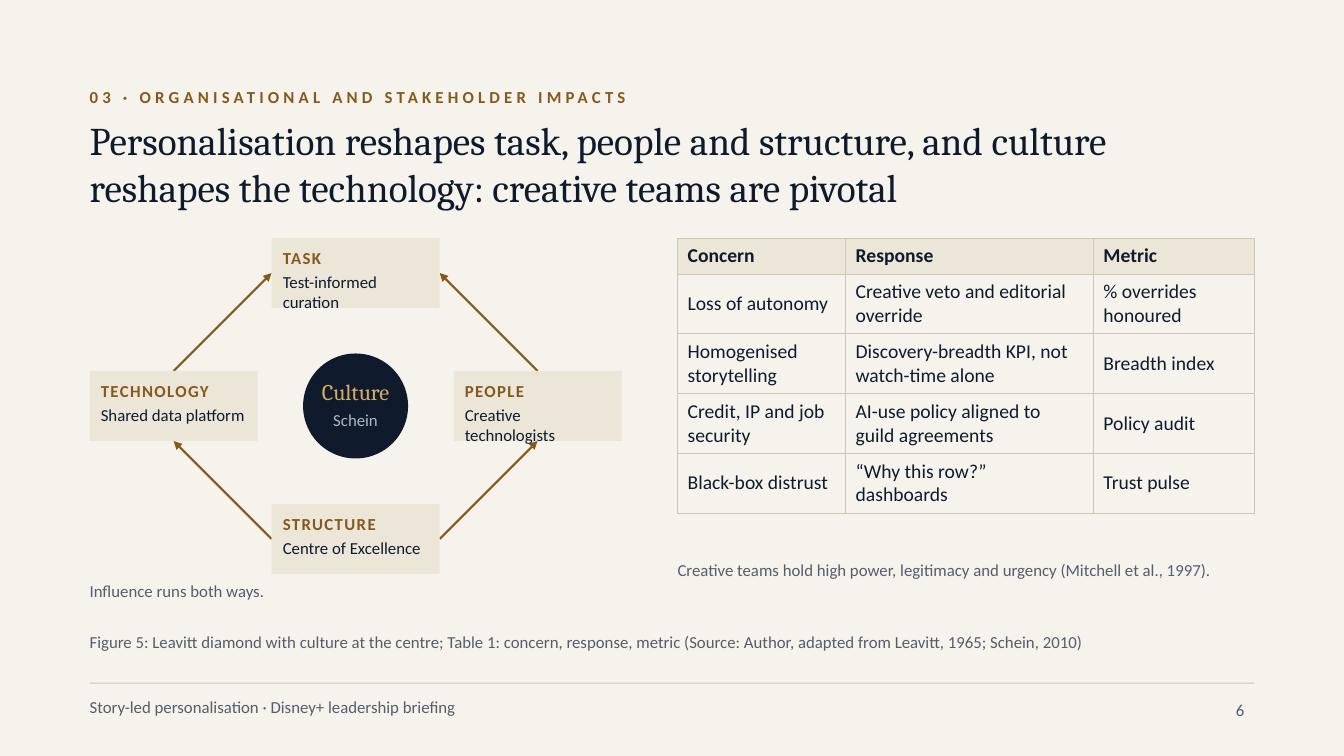
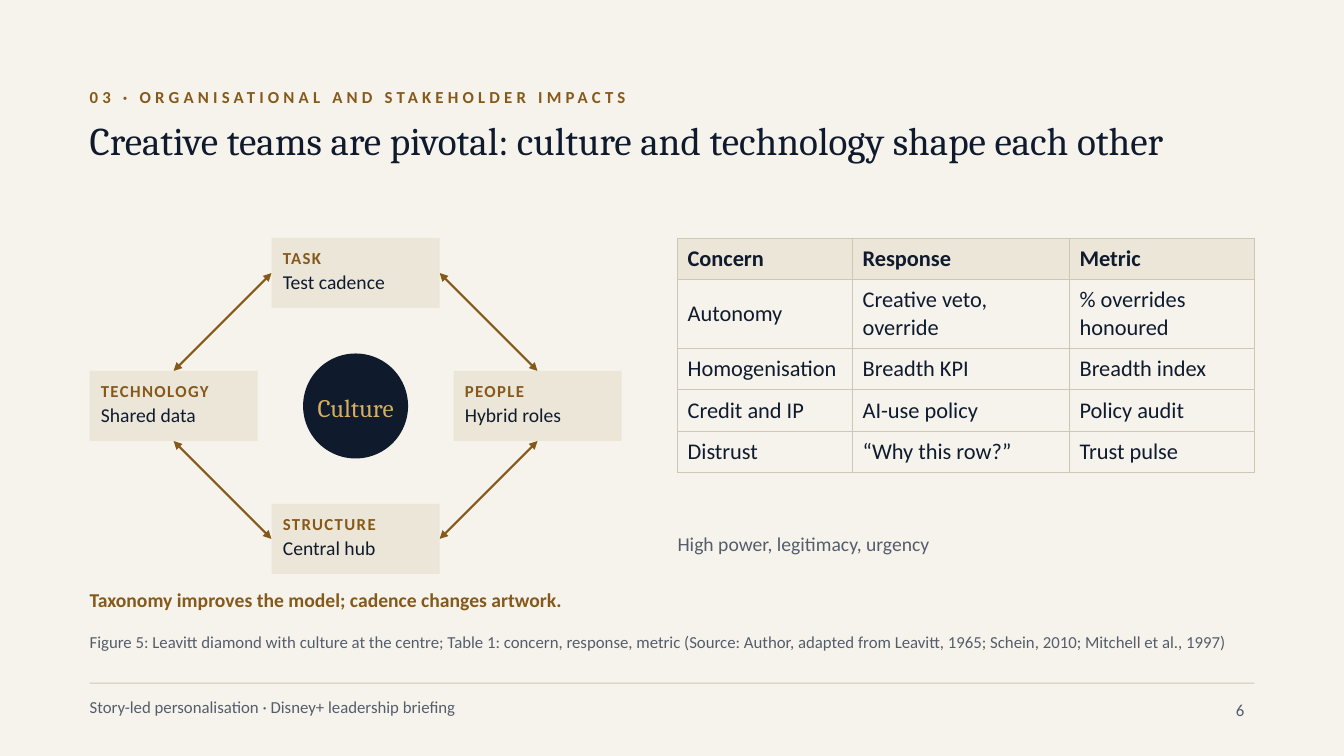
Before and after one commit to karanrg22-svg/skill, a slide deck: slide 6 of output/A_Corporate_Editorial.pptx. Drawn at 1344x756 pixels with LibreOffice and Linux fonts; fonts in the diff are those of the drawing. Boxes give left, top, right and bottom in pixels: in the first picture for what was removed or moved away, otherwise in the second. Text is boxed around its words. In the diff, an @@ line names an element or a change of style, - is before the commit and + after.

```diff
--- a/output/A_Corporate_Editorial.pptx
+++ b/output/A_Corporate_Editorial.pptx
@@ text at bbox=[90, 127, 1163, 164]: text changed @@
-Personalisation reshapes task, people and structure, and culture reshapes the technology: creative teams are pivotal
+Creative teams are pivotal: culture and technology shape each other
@@ table at bbox=[678, 238, 1254, 467] @@
-row 2, column 1: Loss of autonomy
+row 2, column 1: Autonomy
-row 2, column 2: Creative veto and editorial override
+row 2, column 2: Creative veto, override
-row 3, column 1: Homogenised storytelling
+row 3, column 1: Homogenisation
-row 3, column 2: Discovery-breadth KPI, not watch-time alone
+row 3, column 2: Breadth KPI
-row 4, column 1: Credit, IP and job security
+row 4, column 1: Credit and IP
-row 4, column 2: AI-use policy aligned to guild agreements
+row 4, column 2: AI-use policy
-row 5, column 1: Black-box distrust
+row 5, column 1: Distrust
-row 5, column 2: “Why this row?” dashboards
+row 5, column 2: “Why this row?”
@@ size 14 to 16 pt in "Concern", "Response", "Metric", "% overrides honoured" and 3 more places @@
@@ arrow (271, 273) - (173, 371): arrow to double arrow @@
@@ text at bbox=[283, 275, 385, 289]: text changed; size 12 to 14 pt @@
-Test-informed curation
+Test cadence
@@ arrow (440, 273) - (537, 371): arrow to double arrow @@
@@ text at bbox=[101, 408, 196, 422]: text changed; size 12 to 14 pt @@
-Shared data platform
+Shared data
@@ text "Culture": place and size @@
-text "Culture" at bbox=[322, 384, 389, 400]
+text "Culture" at bbox=[318, 399, 394, 418]
@@ text "Culture" at bbox=[318, 399, 394, 418]: size 16 to 18 pt @@
@@ text removed at bbox=[333, 414, 378, 426] @@
-Schein
@@ text at bbox=[465, 408, 561, 425]: text changed; size 12 to 14 pt @@
-Creative technologists
+Hybrid roles
@@ arrow (173, 442) - (271, 539): arrow to double arrow @@
@@ arrow (537, 442) - (440, 539): arrow to double arrow @@
@@ text at bbox=[678, 537, 929, 555]: text changed; size 12 to 14 pt @@
-Creative teams hold high power, legitimacy and urgency (Mitchell et al., 1997).
+High power, legitimacy, urgency
@@ text at bbox=[283, 541, 375, 555]: text changed; size 12 to 14 pt @@
-Centre of Excellence
+Central hub
@@ text removed at bbox=[90, 585, 264, 600] @@
-Influence runs both ways.
@@ text added at bbox=[90, 593, 561, 611], 14 pt, text #85591A, bold @@
+Taxonomy improves the model; cadence changes artwork.
@@ text at bbox=[90, 636, 1225, 651]: text changed @@
-Figure 5: Leavitt diamond with culture at the centre; Table 1: concern, response, metric (Source: Author, adapted from Leavitt, 1965; Schein, 2010)
+Figure 5: Leavitt diamond with culture at the centre; Table 1: concern, response, metric (Source: Author, adapted from Leavitt, 1965; Schein, 2010; Mitchell et al., 1997)
```
Also in this commit, not shown: 10 other slides changed, 1 other file.
